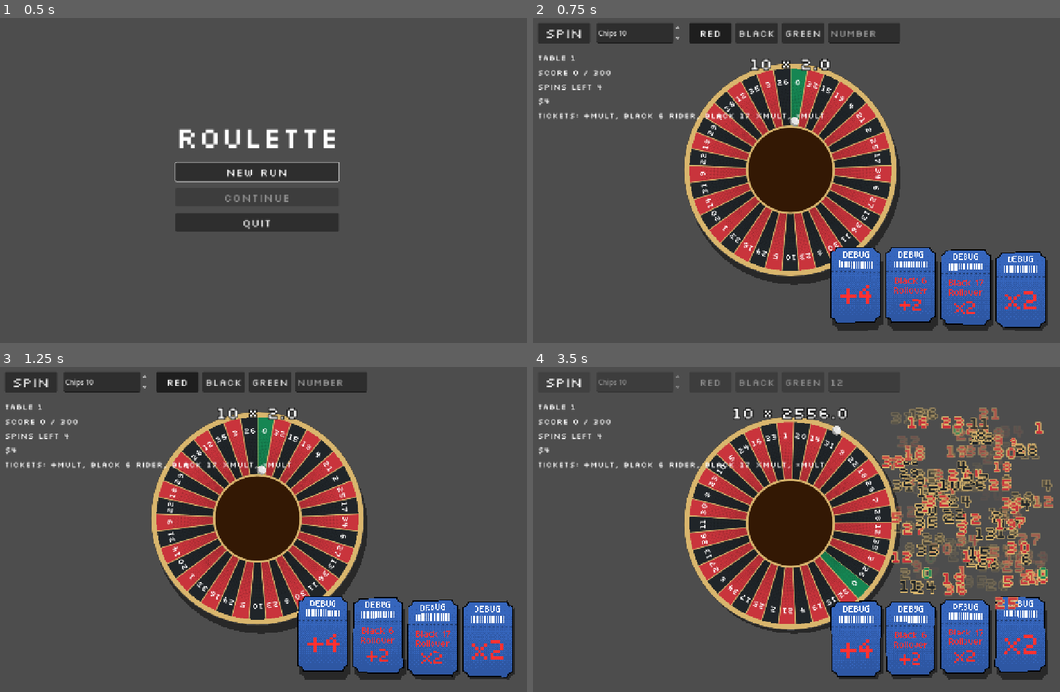
Above: before the commit, frames 1-4 (two rows, left to right).
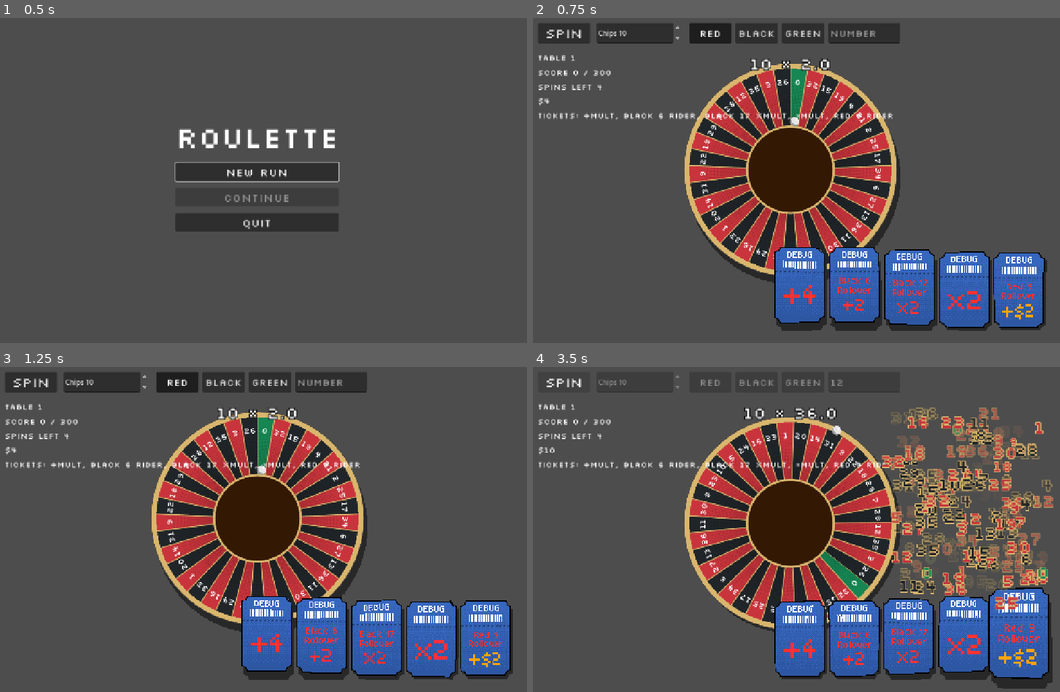
Above: after the commit, the same moments.

Repository: ross-ca/roulette-wheel
Game: Godot game, scene res://scenes/main_menu/main_menu.tscn
The game is run twice, just before and just after one commit, with the same random seed, the same clock (stepped at 60 frames per second) and the same inputs.
Inputs (mouse positions are in pixels of both pictures, inside the frame that each line leads up to):
- Up to frame 1 (0.5 s): no input
- Up to frame 2 (0.75 s): click "New run" at 0.5 s
- Up to frame 3 (1.25 s): no input
- Up to frame 4 (3.5 s): click (865, 383) at 1.27 s; type "12" at 1.35 s; click "Spin" at 2 s; click "Spin" at 2.75 s

Frame 1 is identical in both runs. In frame 2, 7.7% of the frame differs, in the area x 45-98%, y 29-97%; in frame 3, 7.8%; in frame 4, 9.2%, in the area x 2-99%, y 12-99%.

Commit message:
Implemented money-incrementing tickets and 'trigger chance' for 'pass over' tickets

Diff:
--- a/scenes/hud/hud.gd
+++ b/scenes/hud/hud.gd
@@ -116,6 +116,11 @@
 			.set_trans(Tween.TRANS_BACK).set_ease(Tween.EASE_OUT)
 
 
+## Refreshes just the money, for tickets that pay out mid-spin.
+func show_money(run: RunState) -> void:
+	_money_label.text = "$%d" % run.money
+
+
 func show_round(run: RunState, step: RoundStep) -> void:
 	var progress := run.current_round
 	_round_label.text = "Table %d" % run.table
--- a/scenes/modifiers/ticket_database.tres
+++ b/scenes/modifiers/ticket_database.tres
@@ -6,8 +6,9 @@
 [ext_resource type="Resource" uid="uid://cb72fgm1hl5y" path="res://scenes/modifiers/tickets/instances/times_mult.tres" id="3_times"]
 [ext_resource type="Resource" uid="uid://blsuetoqesx2u" path="res://scenes/modifiers/tickets/instances/black_six_pass.tres" id="4_black_six"]
 [ext_resource type="Resource" uid="uid://bo23nl8iiv1l" path="res://scenes/modifiers/tickets/instances/black_17_pass.tres" id="5_a38ke"]
+[ext_resource type="Resource" path="res://scenes/modifiers/tickets/instances/red_nine_pass.tres" id="6_red9"]
 
 [resource]
 script = ExtResource("1_script")
-tickets = Array[ExtResource("2_3agre")]([ExtResource("2_plus"), ExtResource("3_times"), ExtResource("4_black_six"), ExtResource("5_a38ke")])
-starter_tickets = Array[ExtResource("2_3agre")]([ExtResource("2_plus"), ExtResource("4_black_six"), ExtResource("5_a38ke"), ExtResource("3_times")])
+tickets = Array[ExtResource("2_3agre")]([ExtResource("2_plus"), ExtResource("3_times"), ExtResource("4_black_six"), ExtResource("5_a38ke"), ExtResource("6_red9")])
+starter_tickets = Array[ExtResource("2_3agre")]([ExtResource("2_plus"), ExtResource("4_black_six"), ExtResource("5_a38ke"), ExtResource("3_times"), ExtResource("6_red9")])
--- /dev/null
+++ b/scenes/modifiers/tickets/classes/pass_add_money_ticket.gd
@@ -0,0 +1,18 @@
+class_name PassAddMoneyTicket
+extends PocketPassTicket
+## Pays the player every time the ball passes over a chosen pocket, whether or not the bet wins.
+
+@export var amount: int = 1
+
+
+func _init() -> void:
+	display_name = "+Money per pass"
+
+
+func get_description() -> String:
+	return "+$%s each time the ball passes %s%s" % [amount, _pocket_name(), _chance_text()]
+
+
+func apply_pass(run: RunState, _ctx: ScoreContext) -> void:
+	run.money += amount
+	run.current_round.money_earned += amount
--- a/scenes/modifiers/tickets/classes/pass_add_mult_ticket.gd
+++ b/scenes/modifiers/tickets/classes/pass_add_mult_ticket.gd
@@ -10,10 +10,10 @@
 
 
 func get_description() -> String:
-	return "+%s mult each time the ball passes %s" % [amount, _pocket_name()]
+	return "+%s mult each time the ball passes %s%s" % [amount, _pocket_name(), _chance_text()]
 
 
-func apply_pass(ctx: ScoreContext) -> void:
+func apply_pass(_run: RunState, ctx: ScoreContext) -> void:
 	ctx.mult += amount
 
 
--- a/scenes/modifiers/tickets/classes/pass_multiply_mult_ticket.gd
+++ b/scenes/modifiers/tickets/classes/pass_multiply_mult_ticket.gd
@@ -11,10 +11,10 @@
 
 
 func get_description() -> String:
-	return "×%s mult each time the ball passes %s" % [factor, _pocket_name()]
+	return "×%s mult each time the ball passes %s%s" % [factor, _pocket_name(), _chance_text()]
 
 
-func apply_pass(ctx: ScoreContext) -> void:
+func apply_pass(_run: RunState, ctx: ScoreContext) -> void:
 	ctx.mult *= factor
 
 
--- a/scenes/modifiers/tickets/classes/pocket_pass_ticket.gd
+++ b/scenes/modifiers/tickets/classes/pocket_pass_ticket.gd
@@ -10,29 +10,42 @@
 ## number so far, but a ticket can still name the colour to be explicit.
 @export_enum("any", "red", "black", "green") var colour: String = "any"
 
-## Matching passes in the spin so far. Not saved: saves are never made mid-spin.
+## Chance that a matching pass triggers the ticket: 0 never, 1 every pass.
+@export_range(0.0, 1.0, 0.01) var trigger_chance: float = 1.0
+
+## Triggered passes in the spin so far. Not saved: saves are never made mid-spin.
 var _passes := 0
 
 
-func on_event(_run: RunState, event: StringName, args: Array) -> void:
+func on_event(run: RunState, event: StringName, args: Array) -> void:
 	match event:
 		&"spin_started":
 			_passes = 0
 		&"pocket_passed":
-			if _matches(args[0]):
+			if _matches(args[0]) and _rolls_trigger(run):
 				_passes += 1
-				apply_pass(args[1])
+				apply_pass(run, args[1])
 				triggered.emit()
 
 
-## Called on each matching pass with the spin's live ScoreContext.
-func apply_pass(_ctx: ScoreContext) -> void:
+## Called on each matching pass with the run and the spin's live ScoreContext.
+func apply_pass(_run: RunState, _ctx: ScoreContext) -> void:
 	pass
+
+
+# Uses the run's rng, like all gameplay randomness. Skips the roll at 1 so it doesn't consume rng.
+func _rolls_trigger(run: RunState) -> bool:
+	return trigger_chance >= 1.0 or run.rng.randf() < trigger_chance
 
 
 func _matches(pocket: Pocket) -> bool:
 	return pocket.number == number and (colour == "any" or pocket.colour == colour)
 
 
+## For descriptions: " (50% chance)", or nothing when it always triggers.
+func _chance_text() -> String:
+	return "" if trigger_chance >= 1.0 else " (%d%% chance)" % roundi(trigger_chance * 100.0)
+
+
 func _pocket_name() -> String:
 	return str(number) if colour == "any" else "%s %d" % [colour, number]
--- a/scenes/modifiers/tickets/instances/black_17_pass.tres
+++ b/scenes/modifiers/tickets/instances/black_17_pass.tres
@@ -1,13 +1,14 @@
 [gd_resource type="Resource" script_class="PassMultiplyMultTicket" format=3 uid="uid://bo23nl8iiv1l"]
 
-[ext_resource type="Script" uid="uid://x10il3kscee1" path="res://scenes/modifiers/tickets/classes/pass_multiply_mult_ticket.gd" id="1_38ko1"]
-[ext_resource type="Texture2D" uid="uid://ccaut4l0b43gk" path="res://assets/textures/tickets/black17Rollover.png" id="1_kvo1o"]
+[ext_resource type="Texture2D" uid="uid://ccaut4l0b43gk" path="res://assets/textures/tickets/black17Rollover.png" id="1_a15no"]
+[ext_resource type="Script" uid="uid://x10il3kscee1" path="res://scenes/modifiers/tickets/classes/pass_multiply_mult_ticket.gd" id="2_b235x"]
 
 [resource]
-script = ExtResource("1_38ko1")
+script = ExtResource("2_b235x")
 factor = 2.0
 number = 17
 colour = "black"
+trigger_chance = 0.1
 display_name = "Black 17 xMult"
-icon = ExtResource("1_kvo1o")
+icon = ExtResource("1_a15no")
 metadata/_custom_type_script = "uid://x10il3kscee1"
--- a/scenes/modifiers/tickets/instances/black_six_pass.tres
+++ b/scenes/modifiers/tickets/instances/black_six_pass.tres
@@ -1,12 +1,13 @@
 [gd_resource type="Resource" script_class="PassAddMultTicket" format=3 uid="uid://blsuetoqesx2u"]
 
-[ext_resource type="Texture2D" uid="uid://c37o0lf0tsxfd" path="res://assets/textures/tickets/black6Rollover.png" id="1_8eon2"]
-[ext_resource type="Script" uid="uid://cveo4kpbfvpsw" path="res://scenes/modifiers/tickets/classes/pass_add_mult_ticket.gd" id="1_script"]
+[ext_resource type="Texture2D" uid="uid://c37o0lf0tsxfd" path="res://assets/textures/tickets/black6Rollover.png" id="1_f3elh"]
+[ext_resource type="Script" uid="uid://cveo4kpbfvpsw" path="res://scenes/modifiers/tickets/classes/pass_add_mult_ticket.gd" id="2_2w3f8"]
 
 [resource]
-script = ExtResource("1_script")
+script = ExtResource("2_2w3f8")
 number = 6
 colour = "black"
+trigger_chance = 0.25
 id = &"black_six_pass"
 display_name = "Black 6 Rider"
-icon = ExtResource("1_8eon2")
+icon = ExtResource("1_f3elh")
--- /dev/null
+++ b/scenes/modifiers/tickets/instances/red_nine_pass.tres
@@ -0,0 +1,14 @@
+[gd_resource type="Resource" script_class="PassAddMoneyTicket" format=3 uid="uid://cc736vpm43dig"]
+
+[ext_resource type="Script" uid="uid://cdpjyqfsg7wnw" path="res://scenes/modifiers/tickets/classes/pass_add_money_ticket.gd" id="1_script"]
+[ext_resource type="Texture2D" uid="uid://dah34yrh1mlxq" path="res://assets/textures/tickets/red9Rollover.png" id="1_tex"]
+
+[resource]
+script = ExtResource("1_script")
+amount = 2
+number = 9
+colour = "red"
+trigger_chance = 0.25
+id = &"red_nine_pass"
+display_name = "Red 9 Rider"
+icon = ExtResource("1_tex")
--- a/scenes/play/play.gd
+++ b/scenes/play/play.gd
@@ -87,6 +87,7 @@
 func _on_wheel_pocket_passed(_index: int, pocket: Pocket) -> void:
 	Modifiers.notify(_run, &"pocket_passed", [pocket, _ctx])
 	_hud.show_equation(_ctx.points, _ctx.mult)
+	_hud.show_money(_run)
 	_hud.show_pass(pocket)
 
 	var now := Time.get_ticks_msec()
--- a/scenes/play/play.tscn
+++ b/scenes/play/play.tscn
@@ -36,9 +36,9 @@
 texture = SubResource("ViewportTexture_g4v7s")
 
 [node name="CardContainer" parent="." unique_id=1437024605 instance=ExtResource("5_b1x3f")]
-offset_left = 736.2
+offset_left = 602.0
 offset_top = 586.0
-offset_right = 1246.2017
+offset_right = 1112.0017
 offset_bottom = 766.0
 card_scale = 2.5
 bob_tilt_offset_step = 1.0
Binary file added: assets/textures/tickets/red9Rollover.png
Not shown, added: assets/textures/tickets/red9Rollover.png.import
Not shown, added: scenes/modifiers/tickets/classes/pass_add_money_ticket.gd.uid
Not shown, changed: docs/architecture.md
